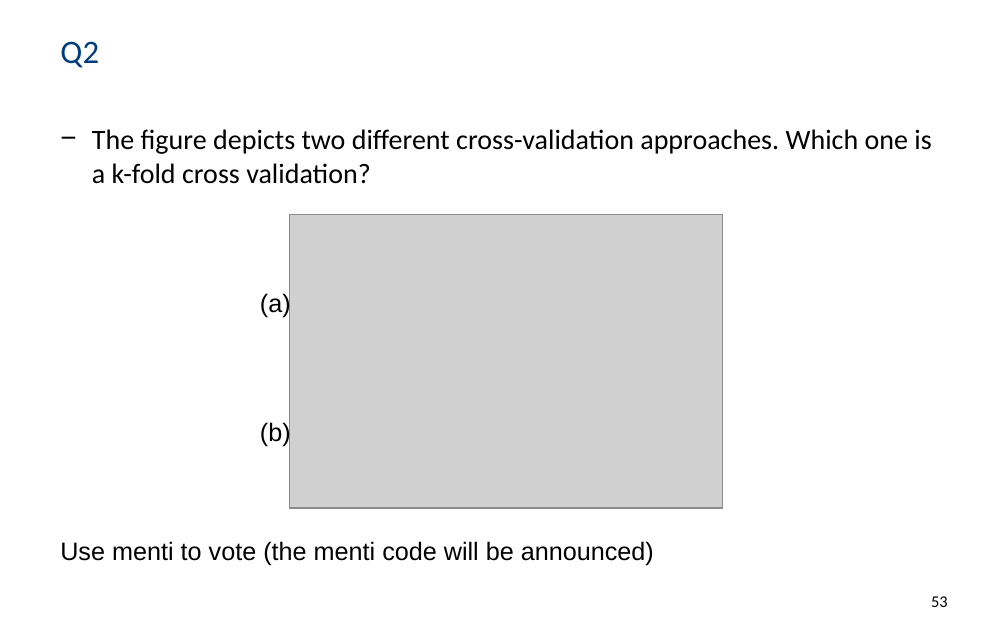
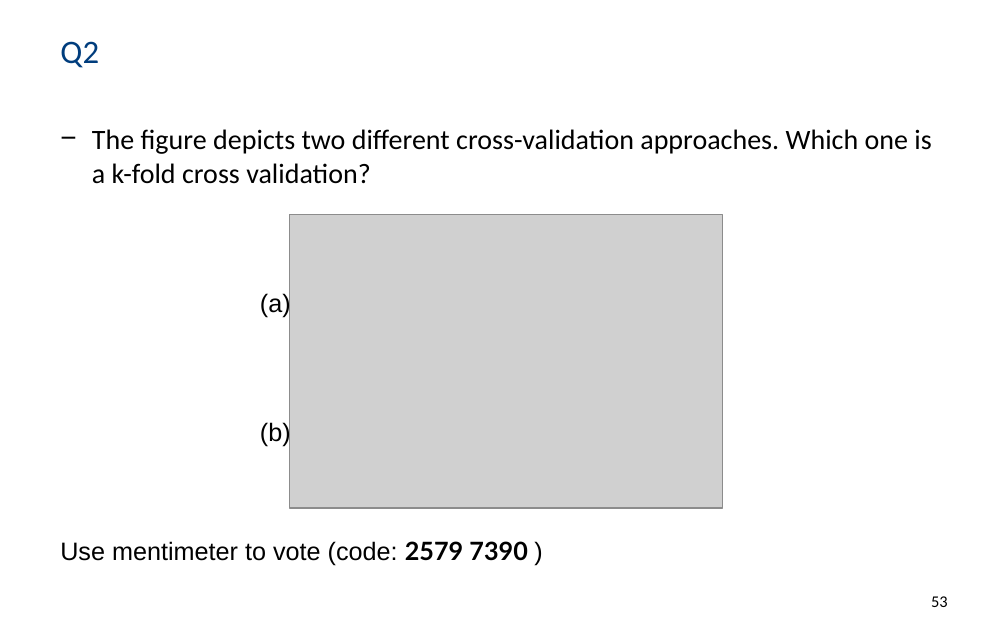
Before and after one commit to PBarnaghi/ML4NS, a slide deck: slide 53 of 02- Regression models and linear prediction/ML4NuerScience_Linear_models.pptx. Drawn at 1008x630 pixels with LibreOffice and Linux fonts; fonts in the diff are those of the drawing; grey boxes stand for pictures; background and template pictures are left out. Boxes give left, top, right and bottom in pixels: in the first picture for what was removed or moved away, otherwise in the second. Text is boxed around its words. In the diff, an @@ line names an element or a change of style, - is before the commit and + after.

Commit message:
added mentimeter code

```diff
--- a/02- Regression models and linear prediction/ML4NuerScience_Linear_models.pptx
+++ b/02- Regression models and linear prediction/ML4NuerScience_Linear_models.pptx
@@ text at [60, 541, 527, 566]: text changed @@
-Use menti to vote (the menti code will be announced)
+Use mentimeter to vote (code: 2579 7390 )
```
Also in this commit, not shown: 2 other slides changed, 1 other file.
